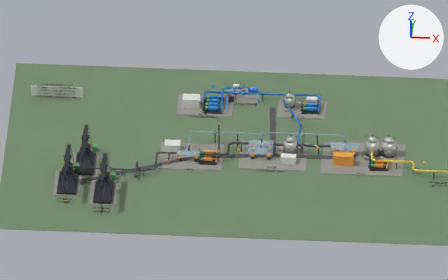
The Blender file field_development_complex.blend, before and after one commit.
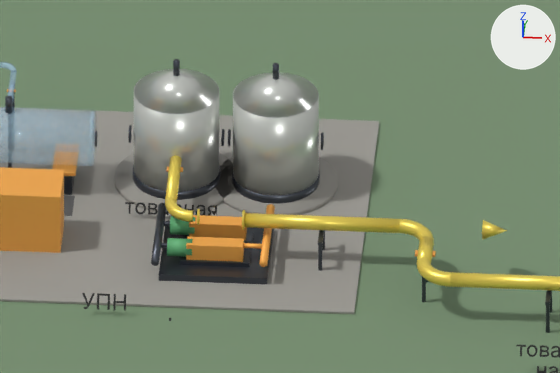
The first picture shows the older version from the file's camera 'Camera_overview'. The close-ups show the older and then the newer version on the part from 77% to 97% of the width and 44% to 66% of the height of that picture. Only the edits that show in the close-ups are written down. Every picture has the same lights, and +X, +Y and +Z are marked at upper right.

In view in the first close-up: 'Arrow_export', 'Field_ground', 'UPN_export_pumps_common_skid', 'UPN_heater', 'UPN_pad', 'UPN_sales_oil_export_straight_01', 'UPN_sales_tank_A_foundation', 'UPN_sales_tank_A_roof', 'UPN_sales_tank_A_wall', 'UPN_sales_tank_B_foundation', 'UPN_sales_tank_B_roof', 'UPN_sales_tank_B_wall', 'UPN_treater_body' and 41 more.
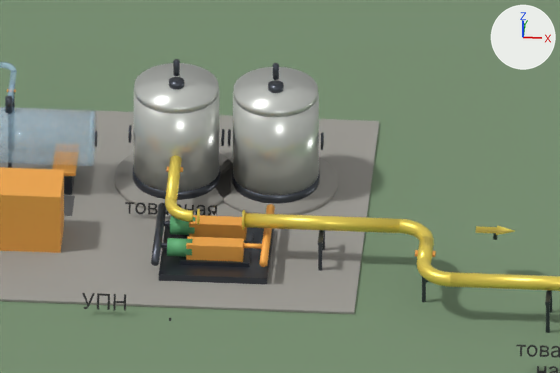
Where the newer file only moved an object's origin or applied its transform, the numbers keep the older frame.

Pixel boxes [x1, y1, x2, y2] of what changed, in the close-ups (560 x 373 px):
'UPN_sales_tank_B_roof', reshaped, moved (11% taller): before [233, 73, 318, 118]; after [234, 67, 318, 117]
'UPN_sales_tank_A_roof', reshaped, moved (13% taller): before [134, 69, 219, 114]; after [134, 63, 219, 114]
'Arrow_export', reshaped, moved, turned: before [482, 220, 507, 240]; after [475, 226, 515, 235]
'UPN_sales_tank_B_roof_center_cap', added: after [268, 80, 284, 93]
'UPN_sales_tank_A_roof_center_cap', added: after [169, 77, 184, 89]
part 3 of me_cone_008, deleted: before [482, 220, 507, 240]
part 4 of me_cone_008, added: after [475, 226, 515, 235]

Diff of the bpy script that builds the scene:
```diff
--- a/field_development_complex.blend.py
+++ b/field_development_complex.blend.py
@@ me_cone_003 @@
 # used by ob_upn_sales_tank_a_roof; location = (18.2, 1.2, 2.6)
-me_cone_003.from_pydata(...)  # 112 vertices, 58 faces; spans x -0.95..0.95, y -0.95..0.95, z -0.22..0.22
+me_cone_003.from_pydata(...)  # 112 vertices, 58 faces; spans x -0.93..0.93, y -0.93..0.93, z -0.08..0.08
+# me_cone_003 part 1: 112 of 112 vertices moved; they spanned x -0.95..0.95, y -0.95..0.95, z -0.22..0.22 and now span x -0.93..0.93, y -0.93..0.93, z -0.08..0.08; mean shift (0.0, 0.0, 0.0)
 me_cone_003.materials.append(mat_storage_tank_metal)
@@ me_cone_004 @@
 # used by ob_upn_sales_tank_b_roof; location = (20.4, 1.2, 2.6)
-me_cone_004.from_pydata(...)  # 112 vertices, 58 faces; spans x -0.95..0.95, y -0.95..0.95, z -0.22..0.22
+me_cone_004.from_pydata(...)  # 112 vertices, 58 faces; spans x -0.93..0.93, y -0.93..0.93, z -0.08..0.08
+# me_cone_004 part 2: 112 of 112 vertices moved; they spanned x -0.95..0.95, y -0.95..0.95, z -0.22..0.22 and now span x -0.93..0.93, y -0.93..0.93, z -0.08..0.08; mean shift (0.0, 0.0, 0.0)
 me_cone_004.materials.append(mat_storage_tank_metal)
@@ me_cone_008 @@
 # used by ob_arrow_export; location = (25.5, -2.2, 1.2); rotation_euler = (0.0, 1.571, 0.0), in degrees (0, 90, 0)
-me_cone_008.from_pydata(...)  # 25 vertices, 25 faces; spans x -0.22..0.22, y -0.22..0.22, z -0.275..0.275
+me_cone_008.from_pydata(...)  # 14 vertices, 9 faces; spans x 25.07..25.93, y -2.38..-2.02, z 1.186..1.214
+# me_cone_008 part 3: 25 vertices removed from x -0.22..0.22, y -0.22..0.22, z -0.275..0.275
+# me_cone_008 part 4: 14 vertices added at x 25.07..25.93, y -2.38..-2.02, z 1.186..1.214
 me_cone_008.materials.append(mat_sales_oil_pipeline)
@@ me_cube_265 @@
+me_cube_265.from_pydata(...)  # a box spanning x -0.04..0.04, y -0.04..0.04, z -0.11..0.11
+me_cube_265.polygons.foreach_set('use_smooth', [True] * 6)
+me_cube_265.materials.append(mat_dark_steel)  # dark grey #50555d
@@ me_cylinder_210_1 @@
+me_cylinder_210_1.from_pydata(...)  # a 24-sided cylinder along z spanning x -0.171..0.171, y -0.171..0.171, z -0.06..0.06
+me_cylinder_210_1.polygons.foreach_set('use_smooth', [True] * 26)
+me_cylinder_210_1.materials.append(mat_dark_steel)  # dark grey #50555d
@@ ob_upn_sales_tank_a_roof @@
 ob_upn_sales_tank_a_roof = bpy.data.objects.new('UPN_sales_tank_A_roof', me_cone_003)
-ob_upn_sales_tank_a_roof.location = (18.2, 1.2, 2.6)
+ob_upn_sales_tank_a_roof.location = (18.2, 1.2, 2.46)
@@ ob_upn_sales_tank_b_roof @@
 ob_upn_sales_tank_b_roof = bpy.data.objects.new('UPN_sales_tank_B_roof', me_cone_004)
-ob_upn_sales_tank_b_roof.location = (20.4, 1.2, 2.6)
+ob_upn_sales_tank_b_roof.location = (20.4, 1.2, 2.46)
@@ ob_arrow_export @@
 ob_arrow_export = bpy.data.objects.new('Arrow_export', me_cone_008)
-ob_arrow_export.location = (25.5, -2.2, 1.2)
-ob_arrow_export.rotation_euler = (0.0, 1.571, 0.0)  # degrees (0, 90, 0)
+ob_arrow_export.location = (0.0, 0.0, 0.0)
@@ ob_arrow_export_stand @@
+ob_arrow_export_stand = bpy.data.objects.new('Arrow_export_stand', me_cube_265)
+ob_arrow_export_stand.location = (25.5, -2.2, 1.09)
@@ ob_upn_sales_tank_b_roof_center_cap @@
+ob_upn_sales_tank_b_roof_center_cap = bpy.data.objects.new('UPN_sales_tank_B_roof_center_cap', me_cylinder_210_1)
+ob_upn_sales_tank_b_roof_center_cap.location = (20.4, 1.2, 2.6)
@@ ob_upn_sales_tank_a_roof_center_cap @@
+ob_upn_sales_tank_a_roof_center_cap = bpy.data.objects.new('UPN_sales_tank_A_roof_center_cap', me_cylinder_210_1.copy())
+ob_upn_sales_tank_a_roof_center_cap.location = (18.2, 1.2, 2.6)
```
